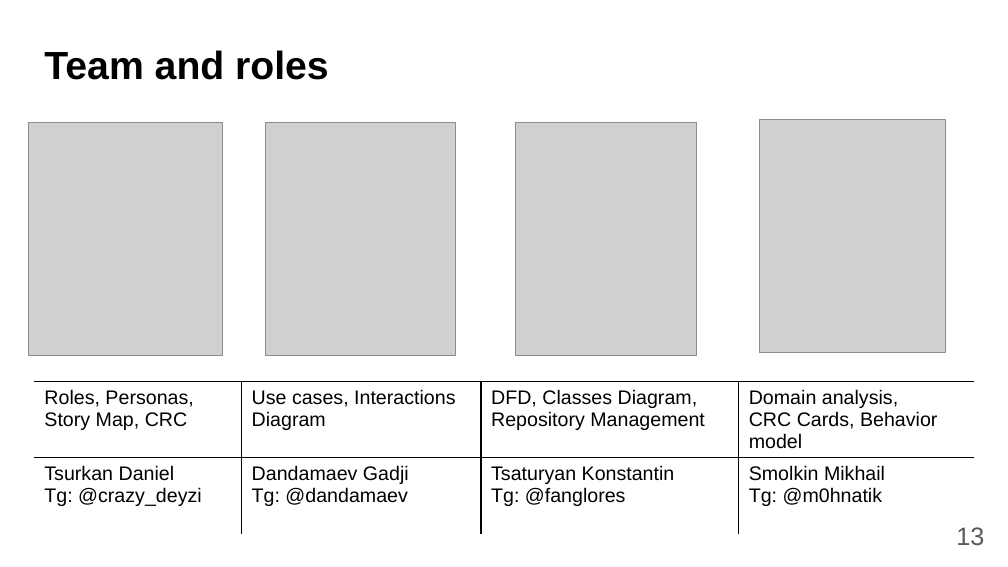
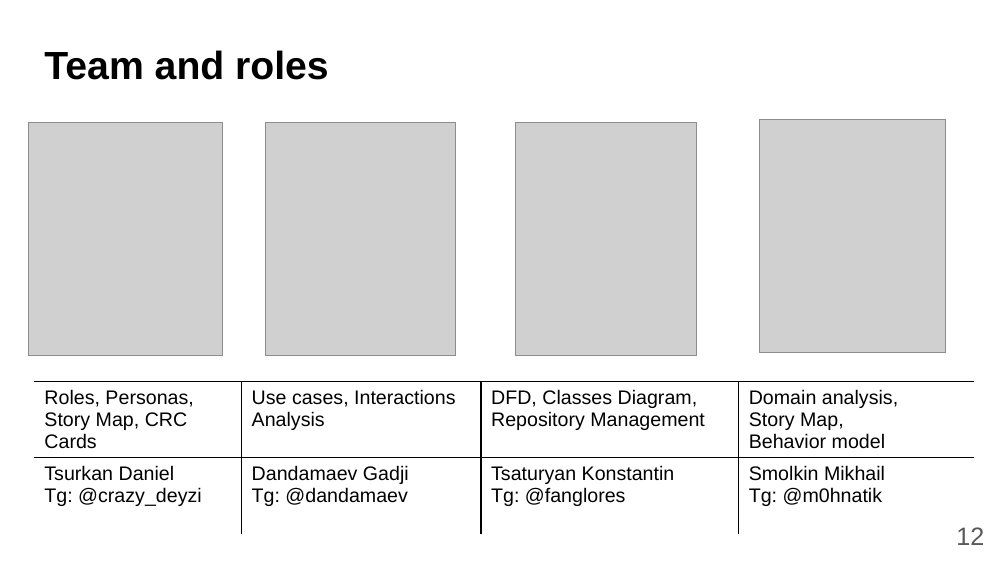
Before and after one commit to fanglores/Advanced-Software-Design, a slide deck: slide 12 of PracticeTasks/Final_Task/K8C_FinalTask1_(Task8).pptx (slide 13 before the commit). Drawn at 1008x567 pixels with LibreOffice and Linux fonts; fonts in the diff are those of the drawing; grey boxes stand for pictures. Boxes give left, top, right and bottom in pixels: in the first picture for what was removed or moved away, otherwise in the second. Text is boxed around its words. In the diff, an @@ line names an element or a change of style, - is before the commit and + after.

```diff
--- a/PracticeTasks/Final_Task/K8C_FinalTask1_(Task8).pptx
+++ b/PracticeTasks/Final_Task/K8C_FinalTask1_(Task8).pptx
@@ table at <box>34,381,975,542</box> @@
-row 1: Roles, Personas, / Story Map, CRC | Use cases, Interactions Diagram | DFD, Classes Diagram, Repository Management | Domain analysis, / CRC Cards, Behavior model
+row 1: Roles, Personas, / Story Map, CRC Cards | Use cases, Interactions Analysis | DFD, Classes Diagram, Repository Management | Domain analysis, / Story Map, / Behavior model
@@ page number at <box>956,527,984,545</box>: text changed @@
-13
+12
```
Also in this commit, not shown: 4 other slides changed, 1 slide removed, 1 other file.
